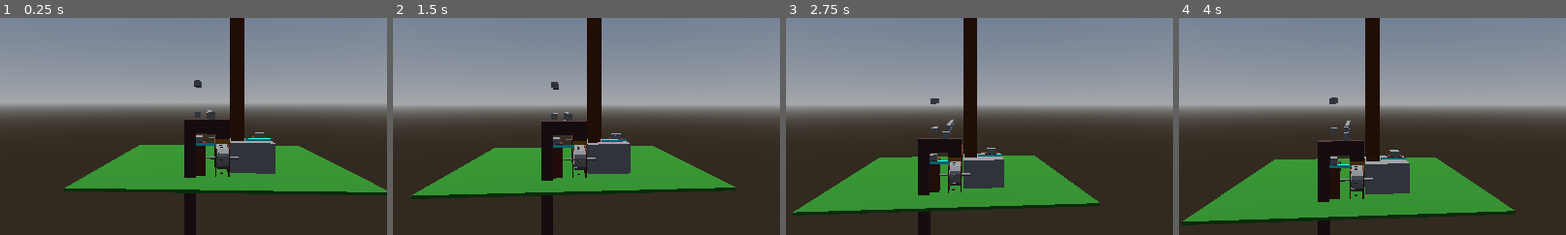
Above: before the commit, frames 1-4 (left to right).
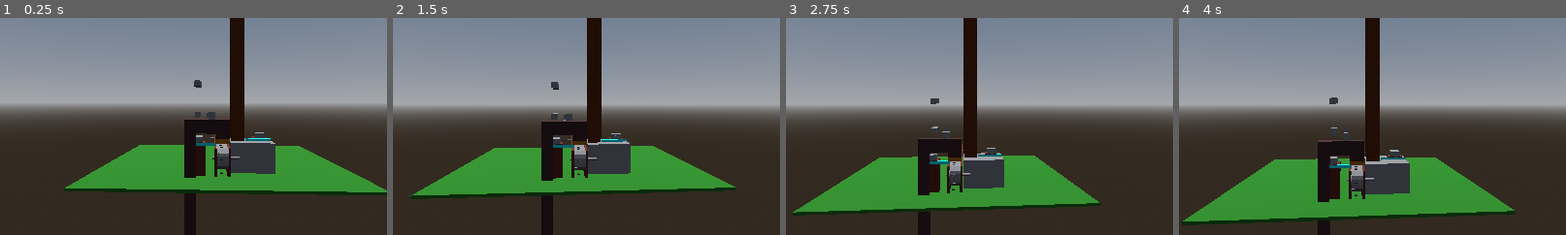
Above: after the commit, the same moments.

Repository: Garcia-IGC/maquina-de-turing
Game: Godot game, scene res://src/escenas/mapa.tscn
The game is run twice, just before and just after one commit, with the same random seed, the same clock (stepped at 60 frames per second) and the same inputs.
Inputs (mouse positions are % of the whole screen's width and height, from its top left):
- Up to frame 1 (0.25 s): no input
- Up to frame 2 (1.5 s): tap Enter at 0.5 s; move the mouse to (55, 50) at 0.52 s; hold W 0.53-1.28 s; tap Alt at 0.6 s; click (55, 50) at 0.67 s; move the mouse to (30, 55) at 1.27 s; hold S from 1.28 s (still down); tap Shift at 1.35 s
- Up to frame 3 (2.75 s): tap Space at 2 s; move the mouse to (60, 28) at 2.02 s; release S at 2.03 s; hold D from 2.03 s (still down); hold E from 2.03 s (still down)
- Up to frame 4 (4 s): move the mouse to (45, 70) at 2.77 s; release D at 2.78 s; release E at 2.78 s; hold W 2.78-3.53 s; tap Q at 2.85 s; click (45, 70) at 2.92 s; move the mouse to (80, 65) at 3.52 s; hold A from 3.53 s (still down); tap Alt at 3.6 s
The pictures show only the part of the screen within x 24-74%, y 31-80%; the shares and areas given below are measured in that part.

The runs differ from the first frame. In frame 1, 0.1% of the frame differs, in the area x 53-62%, y 42-74%; in frame 2, 0.1%; in frame 3, 0.1%; in frame 4, 0.1%, in the area x 41-51%, y 47-84%.

Commit message:
act

Diff:
--- a/src/escenas/cinta.tscn
+++ b/src/escenas/cinta.tscn
@@ -1,11 +1,8 @@
-[gd_scene load_steps=19 format=3 uid="uid://dspccbgimg7yb"]
+[gd_scene load_steps=18 format=3 uid="uid://dspccbgimg7yb"]
 
 [ext_resource type="Script" uid="uid://dxn6yc12ov73b" path="res://src/codigo/cinta.gd" id="1_qky5x"]
 [ext_resource type="PackedScene" uid="uid://bfxuv1u3jpk4l" path="res://src/escenas/iman_de_cinta.tscn" id="3_qky5x"]
 [ext_resource type="PackedScene" uid="uid://coofb8bcq3h6h" path="res://src/escenas/stepper_motor.tscn" id="3_rxdua"]
-
-[sub_resource type="BoxShape3D" id="BoxShape3D_53i6w"]
-size = Vector3(0.3, 0.1, 6)
 
 [sub_resource type="BoxMesh" id="BoxMesh_rxdua"]
 size = Vector3(0.4, 0.1, 6)
@@ -18,7 +15,7 @@
 [sub_resource type="CylinderMesh" id="CylinderMesh_bb845"]
 top_radius = 0.045
 bottom_radius = 0.045
-height = 1.16
+height = 0.945
 
 [sub_resource type="StandardMaterial3D" id="StandardMaterial3D_bb845"]
 albedo_color = Color(0.42352942, 0.16078432, 0.09019608, 1)
@@ -51,7 +48,7 @@
 
 [sub_resource type="BoxMesh" id="BoxMesh_ums1p"]
 material = SubResource("StandardMaterial3D_jc60o")
-size = Vector3(0.05, 0.985, 6)
+size = Vector3(0.1, 0.985, 6)
 
 [sub_resource type="BoxMesh" id="BoxMesh_qky5x"]
 size = Vector3(0.4, 0.185, 0.04)
@@ -73,10 +70,6 @@
 collision_layer = 3
 collision_mask = 3
 
-[node name="CollisionShape3D1" type="CollisionShape3D" parent="StaticBody3D"]
-transform = Transform3D(1, 0, 0, 0, 1, 0, 0, 0, 1, 5.554823, 0, 30.971682)
-shape = SubResource("BoxShape3D_53i6w")
-
 [node name="MeshInstance3D" type="MeshInstance3D" parent="."]
 transform = Transform3D(1, 0, 0, 0, 1, 0, 0, 0, 1, 0, 0, 32.91253)
 mesh = SubResource("BoxMesh_rxdua")
@@ -88,10 +81,6 @@
 [node name="Area3D" type="Area3D" parent="."]
 collision_layer = 3
 collision_mask = 3
-
-[node name="CollisionShape3D" type="CollisionShape3D" parent="Area3D"]
-transform = Transform3D(1, 0, 0, 0, 1, 0, 0, 0, 1, 3.6639113, 0, 32.92116)
-shape = SubResource("BoxShape3D_53i6w")
 
 [node name="Imanes" type="Node3D" parent="."]
 transform = Transform3D(1, 0, 0, 0, 1, 0, 0, 0, 1, 0, -0.04, -1.1466986)
@@ -245,7 +234,7 @@
 skeleton = NodePath("../MeshInstance3D")
 
 [node name="CinildroRodillo2" type="MeshInstance3D" parent="."]
-transform = Transform3D(1.7480053e-05, 1, 0, -1, 1.7480053e-05, 0, 0, 0, 1, -0.0008395016, -0.29454812, 30.078493)
+transform = Transform3D(1.7480053e-05, 1, 0, -1, 1.7480053e-05, 0, 0, 0, 1, -0.12626779, -0.29454812, 30.078493)
 mesh = SubResource("CylinderMesh_bb845")
 skeleton = NodePath("../Rodillo")
 
--- a/src/escenas/mapa.tscn
+++ b/src/escenas/mapa.tscn
@@ -120,72 +120,6 @@
 [node name="M1" type="Marker3D" parent="MarcadoresImanes"]
 transform = Transform3D(1, 0, 0, 0, 1, 0, 0, 0, 1, 0, 0.11211129, -2.5480957)
 
-[node name="M2" type="Marker3D" parent="MarcadoresImanes"]
-transform = Transform3D(1, 0, 0, 0, 1, 0, 0, 0, 1, 0, 0.11211129, -2.0490966)
-
-[node name="M3" type="Marker3D" parent="MarcadoresImanes"]
-transform = Transform3D(1, 0, 0, 0, 1, 0, 0, 0, 1, 0, 0.11211129, -1.5523642)
-
-[node name="M4" type="Marker3D" parent="MarcadoresImanes"]
-transform = Transform3D(1, 0, 0, 0, 1, 0, 0, 0, 1, 0, 0.11211129, -1.0475602)
-
-[node name="M5" type="Marker3D" parent="MarcadoresImanes"]
-transform = Transform3D(1, 0, 0, 0, 1, 0, 0, 0, 1, 0, 0.11211129, -0.55096114)
-
-[node name="M6" type="Marker3D" parent="MarcadoresImanes"]
-transform = Transform3D(1, 0, 0, 0, 1, 0, 0, 0, 1, 0, 0.11211129, -0.056541204)
-
-[node name="M7" type="Marker3D" parent="MarcadoresImanes"]
-transform = Transform3D(1, 0, 0, 0, 1, 0, 0, 0, 1, 0, 0.11211129, 0.44795763)
-
-[node name="M8" type="Marker3D" parent="MarcadoresImanes"]
-transform = Transform3D(1, 0, 0, 0, 1, 0, 0, 0, 1, 0, 0.11211129, 0.9453962)
-
-[node name="M9" type="Marker3D" parent="MarcadoresImanes"]
-transform = Transform3D(1, 0, 0, 0, 1, 0, 0, 0, 1, 0, 0.11211129, 1.450962)
-
-[node name="M10" type="Marker3D" parent="MarcadoresImanes"]
-transform = Transform3D(1, 0, 0, 0, 1, 0, 0, 0, 1, 0, 0.11211129, 1.9384085)
-
-[node name="M11" type="Marker3D" parent="MarcadoresImanes"]
-transform = Transform3D(1, 0, 0, 0, 1, 0, 0, 0, 1, 0, 0.11211129, 2.4514298)
-
-[node name="M12" type="Marker3D" parent="MarcadoresImanes"]
-transform = Transform3D(1, 0, 0, 0, 1, 0, 0, 0, 1, 0, 0.11211129, 2.9440908)
-
-[node name="M13" type="Marker3D" parent="MarcadoresImanes"]
-transform = Transform3D(1, 0, 0, 0, 1, 0, 0, 0, 1, 0, 0.11211129, 3.4475133)
-
-[node name="M14" type="Marker3D" parent="MarcadoresImanes"]
-transform = Transform3D(1, 0, 0, 0, 1, 0, 0, 0, 1, 0, 0.11211129, 3.9498076)
-
-[node name="M15" type="Marker3D" parent="MarcadoresImanes"]
-transform = Transform3D(1, 0, 0, 0, 1, 0, 0, 0, 1, 0, 0.11211129, 4.4491653)
-
-[node name="M16" type="Marker3D" parent="MarcadoresImanes"]
-transform = Transform3D(1, 0, 0, 0, 1, 0, 0, 0, 1, 0, 0.11211129, 4.9487395)
-
-[node name="M17" type="Marker3D" parent="MarcadoresImanes"]
-transform = Transform3D(1, 0, 0, 0, 1, 0, 0, 0, 1, 0, 0.11211129, 5.4506865)
-
-[node name="M18" type="Marker3D" parent="MarcadoresImanes"]
-transform = Transform3D(1, 0, 0, 0, 1, 0, 0, 0, 1, 0, 0.11211129, 5.945293)
-
-[node name="M19" type="Marker3D" parent="MarcadoresImanes"]
-transform = Transform3D(1, 0, 0, 0, 1, 0, 0, 0, 1, 0, 0.11211129, 6.438984)
-
-[node name="M20" type="Marker3D" parent="MarcadoresImanes"]
-transform = Transform3D(1, 0, 0, 0, 1, 0, 0, 0, 1, 0, 0.11211129, 6.9415307)
-
-[node name="M21" type="Marker3D" parent="MarcadoresImanes"]
-transform = Transform3D(1, 0, 0, 0, 1, 0, 0, 0, 1, 0, 0.11211129, 7.450115)
-
-[node name="M22" type="Marker3D" parent="MarcadoresImanes"]
-transform = Transform3D(1, 0, 0, 0, 1, 0, 0, 0, 1, 0, 0.11211129, 8.157461)
-
-[node name="M23" type="Marker3D" parent="MarcadoresImanes"]
-transform = Transform3D(1, 0, 0, 0, 1, 0, 0, 0, 1, 0, 0.11211129, 8.4332485)
-
 [node name="BotonesParaPiezas" type="Node3D" parent="."]
 transform = Transform3D(1, 0, 0, 0, 1, 0, 0, 0, 1, 0, 0, 9.773484)
 
@@ -197,138 +131,6 @@
 marker = NodePath("../../../MarcadoresImanes/M1")
 red_piece_scene = ExtResource("15_2lu0f")
 
-[node name="boton" parent="BotonesParaPiezas/Arrriba/boton" node_paths=PackedStringArray("marker") instance=ExtResource("5_m1spo")]
-transform = Transform3D(1, 0, 0, 0, 1, 0, 0, 0, 1, 0, 0, 0.29794538)
-script = ExtResource("16_2lu0f")
-marker = NodePath("../../../../MarcadoresImanes/M2")
-red_piece_scene = ExtResource("15_2lu0f")
-
-[node name="boton" parent="BotonesParaPiezas/Arrriba/boton/boton" node_paths=PackedStringArray("marker") instance=ExtResource("5_m1spo")]
-transform = Transform3D(1, 0, 0, 0, 1, 0, 0, 0, 1, 0, 0, 0.29794538)
-script = ExtResource("16_2lu0f")
-marker = NodePath("../../../../../MarcadoresImanes/M3")
-red_piece_scene = ExtResource("15_2lu0f")
-
-[node name="boton" parent="BotonesParaPiezas/Arrriba/boton/boton/boton" node_paths=PackedStringArray("marker") instance=ExtResource("5_m1spo")]
-transform = Transform3D(1, 0, 0, 0, 1, 0, 0, 0, 1, 0, 0, 0.29794538)
-script = ExtResource("16_2lu0f")
-marker = NodePath("../../../../../../MarcadoresImanes/M4")
-red_piece_scene = ExtResource("15_2lu0f")
-
-[node name="boton" parent="BotonesParaPiezas/Arrriba/boton/boton/boton/boton" node_paths=PackedStringArray("marker") instance=ExtResource("5_m1spo")]
-transform = Transform3D(1, 0, 0, 0, 1, 0, 0, 0, 1, 0, 0, 0.29794538)
-script = ExtResource("16_2lu0f")
-marker = NodePath("../../../../../../../MarcadoresImanes/M5")
-red_piece_scene = ExtResource("15_2lu0f")
-
-[node name="boton" parent="BotonesParaPiezas/Arrriba/boton/boton/boton/boton/boton" node_paths=PackedStringArray("marker") instance=ExtResource("5_m1spo")]
-transform = Transform3D(1, 0, 0, 0, 1, 0, 0, 0, 1, 0, 0, 0.29794538)
-script = ExtResource("16_2lu0f")
-marker = NodePath("../../../../../../../../MarcadoresImanes/M6")
-red_piece_scene = ExtResource("15_2lu0f")
-
-[node name="boton" parent="BotonesParaPiezas/Arrriba/boton/boton/boton/boton/boton/boton" node_paths=PackedStringArray("marker") instance=ExtResource("5_m1spo")]
-transform = Transform3D(1, 0, 0, 0, 1, 0, 0, 0, 1, 0, 0, 0.29794538)
-script = ExtResource("16_2lu0f")
-marker = NodePath("../../../../../../../../../MarcadoresImanes/M7")
-red_piece_scene = ExtResource("15_2lu0f")
-
-[node name="boton" parent="BotonesParaPiezas/Arrriba/boton/boton/boton/boton/boton/boton/boton" node_paths=PackedStringArray("marker") instance=ExtResource("5_m1spo")]
-transform = Transform3D(1, 0, 0, 0, 1, 0, 0, 0, 1, 0, 0, 0.29794538)
-script = ExtResource("16_2lu0f")
-marker = NodePath("../../../../../../../../../../MarcadoresImanes/M8")
-red_piece_scene = ExtResource("15_2lu0f")
-
-[node name="boton" parent="BotonesParaPiezas/Arrriba/boton/boton/boton/boton/boton/boton/boton/boton" node_paths=PackedStringArray("marker") instance=ExtResource("5_m1spo")]
-transform = Transform3D(1, 0, 0, 0, 1, 0, 0, 0, 1, 0, 0, 0.29794538)
-script = ExtResource("16_2lu0f")
-marker = NodePath("../../../../../../../../../../../MarcadoresImanes/M9")
-red_piece_scene = ExtResource("15_2lu0f")
-
-[node name="boton" parent="BotonesParaPiezas/Arrriba/boton/boton/boton/boton/boton/boton/boton/boton/boton" node_paths=PackedStringArray("marker") instance=ExtResource("5_m1spo")]
-transform = Transform3D(1, 0, 0, 0, 1, 0, 0, 0, 1, 0, 0, 0.29794538)
-script = ExtResource("16_2lu0f")
-marker = NodePath("../../../../../../../../../../../../MarcadoresImanes/M10")
-red_piece_scene = ExtResource("15_2lu0f")
-
-[node name="boton" parent="BotonesParaPiezas/Arrriba/boton/boton/boton/boton/boton/boton/boton/boton/boton/boton" node_paths=PackedStringArray("marker") instance=ExtResource("5_m1spo")]
-transform = Transform3D(1, 0, 0, 0, 1, 0, 0, 0, 1, 0, 0, 0.29794538)
-script = ExtResource("16_2lu0f")
-marker = NodePath("../../../../../../../../../../../../../MarcadoresImanes/M11")
-red_piece_scene = ExtResource("15_2lu0f")
-
-[node name="boton" parent="BotonesParaPiezas/Arrriba/boton/boton/boton/boton/boton/boton/boton/boton/boton/boton/boton" node_paths=PackedStringArray("marker") instance=ExtResource("5_m1spo")]
-transform = Transform3D(1, 0, 0, 0, 1, 0, 0, 0, 1, 0, 0, 0.29794538)
-script = ExtResource("16_2lu0f")
-marker = NodePath("../../../../../../../../../../../../../../MarcadoresImanes/M12")
-red_piece_scene = ExtResource("15_2lu0f")
-
-[node name="boton" parent="BotonesParaPiezas/Arrriba/boton/boton/boton/boton/boton/boton/boton/boton/boton/boton/boton/boton" node_paths=PackedStringArray("marker") instance=ExtResource("5_m1spo")]
-transform = Transform3D(1, 0, 0, 0, 1, 0, 0, 0, 1, 0, 0, 0.29794538)
-script = ExtResource("16_2lu0f")
-marker = NodePath("../../../../../../../../../../../../../../../MarcadoresImanes/M13")
-red_piece_scene = ExtResource("15_2lu0f")
-
-[node name="boton" parent="BotonesParaPiezas/Arrriba/boton/boton/boton/boton/boton/boton/boton/boton/boton/boton/boton/boton/boton" node_paths=PackedStringArray("marker") instance=ExtResource("5_m1spo")]
-transform = Transform3D(1, 0, 0, 0, 1, 0, 0, 0, 1, 0, 0, 0.29794538)
-script = ExtResource("16_2lu0f")
-marker = NodePath("../../../../../../../../../../../../../../../../MarcadoresImanes/M14")
-red_piece_scene = ExtResource("15_2lu0f")
-
-[node name="boton" parent="BotonesParaPiezas/Arrriba/boton/boton/boton/boton/boton/boton/boton/boton/boton/boton/boton/boton/boton/boton" node_paths=PackedStringArray("marker") instance=ExtResource("5_m1spo")]
-transform = Transform3D(1, 0, 0, 0, 1, 0, 0, 0, 1, 0, 0, 0.29794538)
-script = ExtResource("16_2lu0f")
-marker = NodePath("../../../../../../../../../../../../../../../../../MarcadoresImanes/M15")
-red_piece_scene = ExtResource("15_2lu0f")
-
-[node name="boton" parent="BotonesParaPiezas/Arrriba/boton/boton/boton/boton/boton/boton/boton/boton/boton/boton/boton/boton/boton/boton/boton" node_paths=PackedStringArray("marker") instance=ExtResource("5_m1spo")]
-transform = Transform3D(1, 0, 0, 0, 1, 0, 0, 0, 1, 0, 0, 0.29794538)
-script = ExtResource("16_2lu0f")
-marker = NodePath("../../../../../../../../../../../../../../../../../../MarcadoresImanes/M16")
-red_piece_scene = ExtResource("15_2lu0f")
-
-[node name="boton" parent="BotonesParaPiezas/Arrriba/boton/boton/boton/boton/boton/boton/boton/boton/boton/boton/boton/boton/boton/boton/boton/boton" node_paths=PackedStringArray("marker") instance=ExtResource("5_m1spo")]
-transform = Transform3D(1, 0, 0, 0, 1, 0, 0, 0, 1, 0, 0, 0.29794538)
-script = ExtResource("16_2lu0f")
-marker = NodePath("../../../../../../../../../../../../../../../../../../../MarcadoresImanes/M17")
-red_piece_scene = ExtResource("15_2lu0f")
-
-[node name="boton" parent="BotonesParaPiezas/Arrriba/boton/boton/boton/boton/boton/boton/boton/boton/boton/boton/boton/boton/boton/boton/boton/boton/boton" node_paths=PackedStringArray("marker") instance=ExtResource("5_m1spo")]
-transform = Transform3D(1, 0, 0, 0, 1, 0, 0, 0, 1, 0, 0, 0.29794538)
-script = ExtResource("16_2lu0f")
-marker = NodePath("../../../../../../../../../../../../../../../../../../../../MarcadoresImanes/M18")
-red_piece_scene = ExtResource("15_2lu0f")
-
-[node name="boton" parent="BotonesParaPiezas/Arrriba/boton/boton/boton/boton/boton/boton/boton/boton/boton/boton/boton/boton/boton/boton/boton/boton/boton/boton" node_paths=PackedStringArray("marker") instance=ExtResource("5_m1spo")]
-transform = Transform3D(1, 0, 0, 0, 1, 0, 0, 0, 1, 0, 0, 0.29794538)
-script = ExtResource("16_2lu0f")
-marker = NodePath("../../../../../../../../../../../../../../../../../../../../../MarcadoresImanes/M19")
-red_piece_scene = ExtResource("15_2lu0f")
-
-[node name="boton" parent="BotonesParaPiezas/Arrriba/boton/boton/boton/boton/boton/boton/boton/boton/boton/boton/boton/boton/boton/boton/boton/boton/boton/boton/boton" node_paths=PackedStringArray("marker") instance=ExtResource("5_m1spo")]
-transform = Transform3D(1, 0, 0, 0, 1, 0, 0, 0, 1, 0, 0, 0.29794538)
-script = ExtResource("16_2lu0f")
-marker = NodePath("../../../../../../../../../../../../../../../../../../../../../../MarcadoresImanes/M20")
-red_piece_scene = ExtResource("15_2lu0f")
-
-[node name="boton" parent="BotonesParaPiezas/Arrriba/boton/boton/boton/boton/boton/boton/boton/boton/boton/boton/boton/boton/boton/boton/boton/boton/boton/boton/boton/boton" node_paths=PackedStringArray("marker") instance=ExtResource("5_m1spo")]
-transform = Transform3D(1, 0, 0, 0, 1, 0, 0, 0, 1, 0, 0, 0.29794538)
-script = ExtResource("16_2lu0f")
-marker = NodePath("../../../../../../../../../../../../../../../../../../../../../../../MarcadoresImanes/M21")
-red_piece_scene = ExtResource("15_2lu0f")
-
-[node name="boton" parent="BotonesParaPiezas/Arrriba/boton/boton/boton/boton/boton/boton/boton/boton/boton/boton/boton/boton/boton/boton/boton/boton/boton/boton/boton/boton/boton" node_paths=PackedStringArray("marker") instance=ExtResource("5_m1spo")]
-transform = Transform3D(1, 0, 0, 0, 1, 0, 0, 0, 1, 0, 0, 0.29794538)
-script = ExtResource("16_2lu0f")
-marker = NodePath("../../../../../../../../../../../../../../../../../../../../../../../../MarcadoresImanes/M22")
-red_piece_scene = ExtResource("15_2lu0f")
-
-[node name="boton" parent="BotonesParaPiezas/Arrriba/boton/boton/boton/boton/boton/boton/boton/boton/boton/boton/boton/boton/boton/boton/boton/boton/boton/boton/boton/boton/boton/boton" node_paths=PackedStringArray("marker") instance=ExtResource("5_m1spo")]
-transform = Transform3D(1, 0, 0, 0, 1, 0, 0, 0, 1, 0, 0, 0.29794538)
-script = ExtResource("16_2lu0f")
-marker = NodePath("../../../../../../../../../../../../../../../../../../../../../../../../../MarcadoresImanes/M23")
-red_piece_scene = ExtResource("15_2lu0f")
-
 [node name="Abajo" type="Node3D" parent="BotonesParaPiezas"]
 transform = Transform3D(1, 0, 0, 0, 1, 0, 0, 0, 1, 0, 0.28206855, 0)
 
@@ -336,138 +138,6 @@
 transform = Transform3D(1, 0, 0, 0, 1, 0, 0, 0, 1, 0.592, 0.695009, -1.52)
 script = ExtResource("18_txkvw")
 marker = NodePath("../../../MarcadoresImanes/M1")
-red_piece_scene = ExtResource("19_fuiq0")
-
-[node name="boton" parent="BotonesParaPiezas/Abajo/boton" node_paths=PackedStringArray("marker") instance=ExtResource("5_m1spo")]
-transform = Transform3D(1, 0, 0, 0, 1, 0, 0, 0, 1, 0, 0, 0.298)
-script = ExtResource("18_txkvw")
-marker = NodePath("../../../../MarcadoresImanes/M2")
-red_piece_scene = ExtResource("19_fuiq0")
-
-[node name="boton" parent="BotonesParaPiezas/Abajo/boton/boton" node_paths=PackedStringArray("marker") instance=ExtResource("5_m1spo")]
-transform = Transform3D(1, 0, 0, 0, 1, 0, 0, 0, 1, 0, 0, 0.298)
-script = ExtResource("18_txkvw")
-marker = NodePath("../../../../../MarcadoresImanes/M3")
-red_piece_scene = ExtResource("19_fuiq0")
-
-[node name="boton" parent="BotonesParaPiezas/Abajo/boton/boton/boton" node_paths=PackedStringArray("marker") instance=ExtResource("5_m1spo")]
-transform = Transform3D(1, 0, 0, 0, 1, 0, 0, 0, 1, 0, 0, 0.298)
-script = ExtResource("18_txkvw")
-marker = NodePath("../../../../../../MarcadoresImanes/M4")
-red_piece_scene = ExtResource("19_fuiq0")
-
-[node name="boton" parent="BotonesParaPiezas/Abajo/boton/boton/boton/boton" node_paths=PackedStringArray("marker") instance=ExtResource("5_m1spo")]
-transform = Transform3D(1, 0, 0, 0, 1, 0, 0, 0, 1, 0, 0, 0.298)
-script = ExtResource("18_txkvw")
-marker = NodePath("../../../../../../../MarcadoresImanes/M5")
-red_piece_scene = ExtResource("19_fuiq0")
-
-[node name="boton" parent="BotonesParaPiezas/Abajo/boton/boton/boton/boton/boton" node_paths=PackedStringArray("marker") instance=ExtResource("5_m1spo")]
-transform = Transform3D(1, 0, 0, 0, 1, 0, 0, 0, 1, 0, 0, 0.298)
-script = ExtResource("18_txkvw")
-marker = NodePath("../../../../../../../../MarcadoresImanes/M6")
-red_piece_scene = ExtResource("19_fuiq0")
-
-[node name="boton" parent="BotonesParaPiezas/Abajo/boton/boton/boton/boton/boton/boton" node_paths=PackedStringArray("marker") instance=ExtResource("5_m1spo")]
-transform = Transform3D(1, 0, 0, 0, 1, 0, 0, 0, 1, 0, 0, 0.298)
-script = ExtResource("18_txkvw")
-marker = NodePath("../../../../../../../../../MarcadoresImanes/M7")
-red_piece_scene = ExtResource("19_fuiq0")
-
-[node name="boton" parent="BotonesParaPiezas/Abajo/boton/boton/boton/boton/boton/boton/boton" node_paths=PackedStringArray("marker") instance=ExtResource("5_m1spo")]
-transform = Transform3D(1, 0, 0, 0, 1, 0, 0, 0, 1, 0, 0, 0.298)
-script = ExtResource("18_txkvw")
-marker = NodePath("../../../../../../../../../../MarcadoresImanes/M8")
-red_piece_scene = ExtResource("19_fuiq0")
-
-[node name="boton" parent="BotonesParaPiezas/Abajo/boton/boton/boton/boton/boton/boton/boton/boton" node_paths=PackedStringArray("marker") instance=ExtResource("5_m1spo")]
-transform = Transform3D(1, 0, 0, 0, 1, 0, 0, 0, 1, 0, 0, 0.298)
-script = ExtResource("18_txkvw")
-marker = NodePath("../../../../../../../../../../../MarcadoresImanes/M9")
-red_piece_scene = ExtResource("19_fuiq0")
-
-[node name="boton" parent="BotonesParaPiezas/Abajo/boton/boton/boton/boton/boton/boton/boton/boton/boton" node_paths=PackedStringArray("marker") instance=ExtResource("5_m1spo")]
-transform = Transform3D(1, 0, 0, 0, 1, 0, 0, 0, 1, 0, 0, 0.298)
-script = ExtResource("18_txkvw")
-marker = NodePath("../../../../../../../../../../../../MarcadoresImanes/M10")
-red_piece_scene = ExtResource("19_fuiq0")
-
-[node name="boton" parent="BotonesParaPiezas/Abajo/boton/boton/boton/boton/boton/boton/boton/boton/boton/boton" node_paths=PackedStringArray("marker") instance=ExtResource("5_m1spo")]
-transform = Transform3D(1, 0, 0, 0, 1, 0, 0, 0, 1, 0, 0, 0.298)
-script = ExtResource("18_txkvw")
-marker = NodePath("../../../../../../../../../../../../../MarcadoresImanes/M11")
-red_piece_scene = ExtResource("19_fuiq0")
-
-[node name="boton" parent="BotonesParaPiezas/Abajo/boton/boton/boton/boton/boton/boton/boton/boton/boton/boton/boton" node_paths=PackedStringArray("marker") instance=ExtResource("5_m1spo")]
-transform = Transform3D(1, 0, 0, 0, 1, 0, 0, 0, 1, 0, 0, 0.298)
-script = ExtResource("18_txkvw")
-marker = NodePath("../../../../../../../../../../../../../../MarcadoresImanes/M12")
-red_piece_scene = ExtResource("19_fuiq0")
-
-[node name="boton" parent="BotonesParaPiezas/Abajo/boton/boton/boton/boton/boton/boton/boton/boton/boton/boton/boton/boton" node_paths=PackedStringArray("marker") instance=ExtResource("5_m1spo")]
-transform = Transform3D(1, 0, 0, 0, 1, 0, 0, 0, 1, 0, 0, 0.298)
-script = ExtResource("18_txkvw")
-marker = NodePath("../../../../../../../../../../../../../../../MarcadoresImanes/M13")
-red_piece_scene = ExtResource("19_fuiq0")
-
-[node name="boton" parent="BotonesParaPiezas/Abajo/boton/boton/boton/boton/boton/boton/boton/boton/boton/boton/boton/boton/boton" node_paths=PackedStringArray("marker") instance=ExtResource("5_m1spo")]
-transform = Transform3D(1, 0, 0, 0, 1, 0, 0, 0, 1, 0, 0, 0.298)
-script = ExtResource("18_txkvw")
-marker = NodePath("../../../../../../../../../../../../../../../../MarcadoresImanes/M14")
-red_piece_scene = ExtResource("19_fuiq0")
-
-[node name="boton" parent="BotonesParaPiezas/Abajo/boton/boton/boton/boton/boton/boton/boton/boton/boton/boton/boton/boton/boton/boton" node_paths=PackedStringArray("marker") instance=ExtResource("5_m1spo")]
-transform = Transform3D(1, 0, 0, 0, 1, 0, 0, 0, 1, 0, 0, 0.298)
-script = ExtResource("18_txkvw")
-marker = NodePath("../../../../../../../../../../../../../../../../../MarcadoresImanes/M15")
-red_piece_scene = ExtResource("19_fuiq0")
-
-[node name="boton" parent="BotonesParaPiezas/Abajo/boton/boton/boton/boton/boton/boton/boton/boton/boton/boton/boton/boton/boton/boton/boton" node_paths=PackedStringArray("marker") instance=ExtResource("5_m1spo")]
-transform = Transform3D(1, 0, 0, 0, 1, 0, 0, 0, 1, 0, 0, 0.298)
-script = ExtResource("18_txkvw")
-marker = NodePath("../../../../../../../../../../../../../../../../../../MarcadoresImanes/M16")
-red_piece_scene = ExtResource("19_fuiq0")
-
-[node name="boton" parent="BotonesParaPiezas/Abajo/boton/boton/boton/boton/boton/boton/boton/boton/boton/boton/boton/boton/boton/boton/boton/boton" node_paths=PackedStringArray("marker") instance=ExtResource("5_m1spo")]
-transform = Transform3D(1, 0, 0, 0, 1, 0, 0, 0, 1, 0, 0, 0.298)
-script = ExtResource("18_txkvw")
-marker = NodePath("../../../../../../../../../../../../../../../../../../../MarcadoresImanes/M17")
-red_piece_scene = ExtResource("19_fuiq0")
-
-[node name="boton" parent="BotonesParaPiezas/Abajo/boton/boton/boton/boton/boton/boton/boton/boton/boton/boton/boton/boton/boton/boton/boton/boton/boton" node_paths=PackedStringArray("marker") instance=ExtResource("5_m1spo")]
-transform = Transform3D(1, 0, 0, 0, 1, 0, 0, 0, 1, 0, 0, 0.298)
-script = ExtResource("18_txkvw")
-marker = NodePath("../../../../../../../../../../../../../../../../../../../../MarcadoresImanes/M18")
-red_piece_scene = ExtResource("19_fuiq0")
-
-[node name="boton" parent="BotonesParaPiezas/Abajo/boton/boton/boton/boton/boton/boton/boton/boton/boton/boton/boton/boton/boton/boton/boton/boton/boton/boton" node_paths=PackedStringArray("marker") instance=ExtResource("5_m1spo")]
-transform = Transform3D(1, 0, 0, 0, 1, 0, 0, 0, 1, 0, 0, 0.298)
-script = ExtResource("18_txkvw")
-marker = NodePath("../../../../../../../../../../../../../../../../../../../../../MarcadoresImanes/M19")
-red_piece_scene = ExtResource("19_fuiq0")
-
-[node name="boton" parent="BotonesParaPiezas/Abajo/boton/boton/boton/boton/boton/boton/boton/boton/boton/boton/boton/boton/boton/boton/boton/boton/boton/boton/boton" node_paths=PackedStringArray("marker") instance=ExtResource("5_m1spo")]
-transform = Transform3D(1, 0, 0, 0, 1, 0, 0, 0, 1, 0, 0, 0.298)
-script = ExtResource("18_txkvw")
-marker = NodePath("../../../../../../../../../../../../../../../../../../../../../../MarcadoresImanes/M20")
-red_piece_scene = ExtResource("19_fuiq0")
-
-[node name="boton" parent="BotonesParaPiezas/Abajo/boton/boton/boton/boton/boton/boton/boton/boton/boton/boton/boton/boton/boton/boton/boton/boton/boton/boton/boton/boton" node_paths=PackedStringArray("marker") instance=ExtResource("5_m1spo")]
-transform = Transform3D(1, 0, 0, 0, 1, 0, 0, 0, 1, 0, 0, 0.298)
-script = ExtResource("18_txkvw")
-marker = NodePath("../../../../../../../../../../../../../../../../../../../../../../../MarcadoresImanes/M21")
-red_piece_scene = ExtResource("19_fuiq0")
-
-[node name="boton" parent="BotonesParaPiezas/Abajo/boton/boton/boton/boton/boton/boton/boton/boton/boton/boton/boton/boton/boton/boton/boton/boton/boton/boton/boton/boton/boton" node_paths=PackedStringArray("marker") instance=ExtResource("5_m1spo")]
-transform = Transform3D(1, 0, 0, 0, 1, 0, 0, 0, 1, 0, 0, 0.298)
-script = ExtResource("18_txkvw")
-marker = NodePath("../../../../../../../../../../../../../../../../../../../../../../../../MarcadoresImanes/M22")
-red_piece_scene = ExtResource("19_fuiq0")
-
-[node name="boton" parent="BotonesParaPiezas/Abajo/boton/boton/boton/boton/boton/boton/boton/boton/boton/boton/boton/boton/boton/boton/boton/boton/boton/boton/boton/boton/boton/boton" node_paths=PackedStringArray("marker") instance=ExtResource("5_m1spo")]
-transform = Transform3D(1, 0, 0, 0, 1, 0, 0, 0, 1, 0, 0, 0.298)
-script = ExtResource("18_txkvw")
-marker = NodePath("../../../../../../../../../../../../../../../../../../../../../../../../../MarcadoresImanes/M23")
 red_piece_scene = ExtResource("19_fuiq0")
 
 [node name="Servomotores" type="Node3D" parent="."]
--- a/src/escenas/suelo.tscn
+++ b/src/escenas/suelo.tscn
@@ -18,4 +18,5 @@
 [node name="StaticBody3D" type="StaticBody3D" parent="."]
 
 [node name="CollisionShape3D" type="CollisionShape3D" parent="StaticBody3D"]
+transform = Transform3D(1, 0, 0, 0, 1, 0, 0, 0, 1, 28.629211, 0, 0)
 shape = SubResource("BoxShape3D_4mjuu")
